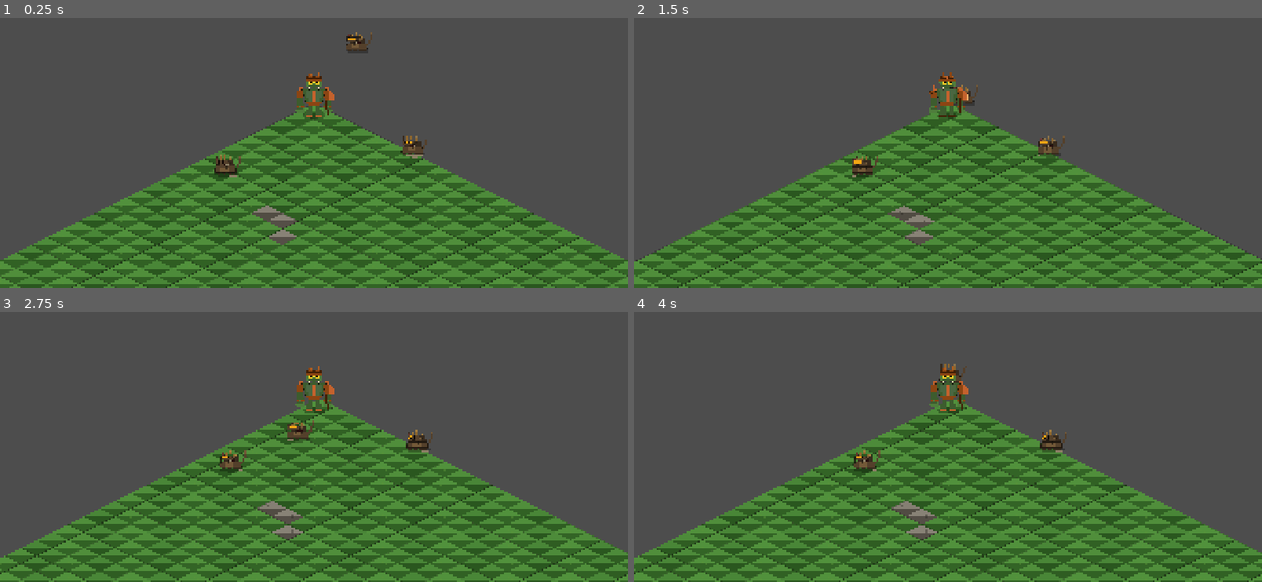
Above: before the commit, frames 1-4 (two rows, left to right).
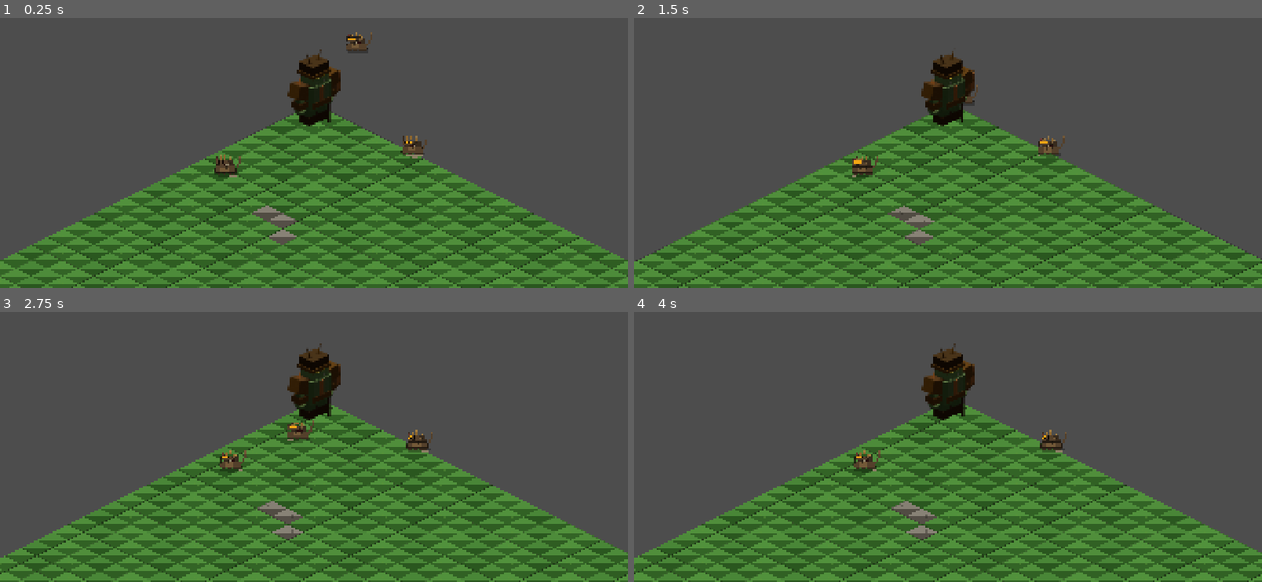
Above: after the commit, the same moments.

Repository: jonvmnielsen/the-waking-world
Game: Godot game, scene res://scenes/world/maps/ashfield.tscn
The game is run twice, just before and just after one commit, with the same random seed, the same clock (stepped at 60 frames per second) and the same inputs.
Inputs (mouse positions are in pixels of both pictures, inside the frame that each line leads up to):
- Up to frame 1 (0.25 s): no input
- Up to frame 2 (1.5 s): move the mouse to (1086, 93) at 0.52 s; click (1086, 93) at 0.67 s; move the mouse to (822, 128) at 1.27 s; click (822, 128) at 1.42 s
- Up to frame 3 (2.75 s): move the mouse to (376, 328) at 2.02 s; click (376, 328) at 2.17 s
- Up to frame 4 (4 s): move the mouse to (916, 476) at 2.77 s; click (916, 476) at 2.92 s; move the mouse to (1136, 457) at 3.52 s; click (1136, 457) at 3.67 s

The runs differ from the first frame. In frame 1, 1.5% of the frame differs, in the area x 45-55%, y 11-41%; in frame 2, 1.5%; in frame 3, 1.5%; in frame 4, 1.5%.

Commit message:
feat: Blender pipeline + Orc Warrior sprite sheet
Blender 3D pipeline (tools/):
- orc_warrior_pipeline.py — bygger karikeret orc i Blender bpy:
  krop, rustning, epauletter, hjelm med horn, øksevåben
  EEVEE renderer, isometrisk ortho-kamera (30° elev, 225° azim)
- build_spritesheet.py — PIL assembler til master sprite sheet
- run_pipeline.py — finder Blender automatisk, orkestrerer pipeline

Renderede assets (assets/sprites/):
- 46 PNG frames: idle (4), walk S/SW/W/NW (32), attack (6)
- orc_warrior_spritesheet.png — komplet master sheet 1024×960

Godot integration:
- hero_sprite_controller.gd — AnimatedSprite2D med dynamisk
  SpriteFrames-loader; fallback til procedural grafik hvis sprites mangler
- orc_warrior.tscn opdateret til AnimatedSprite2D

Co-Authored-By: Claude Sonnet 4.6 <noreply@anthropic.com>

Diff:
--- a/scenes/heroes/orc_warrior.tscn
+++ b/scenes/heroes/orc_warrior.tscn
@@ -1,7 +1,7 @@
 [gd_scene load_steps=4 format=3]
 
 [ext_resource type="Script" path="res://scripts/core/hero_controller.gd" id="1_hero"]
-[ext_resource type="Script" path="res://scripts/utils/orc_visuelt.gd" id="2_visuelt"]
+[ext_resource type="Script" path="res://scripts/core/hero_sprite_controller.gd" id="2_sprite"]
 [ext_resource type="PackedScene" path="res://scenes/ui/hp_bar.tscn" id="3_hpbar"]
 
 [sub_resource type="CapsuleShape2D" id="1_capsule"]
@@ -13,8 +13,9 @@
 collision_layer = 1
 collision_mask = 2
 
-[node name="Visuelt" type="Node2D" parent="."]
-script = ExtResource("2_visuelt")
+[node name="AnimatedSprite2D" type="AnimatedSprite2D" parent="."]
+script = ExtResource("2_sprite")
+position = Vector2(0, -48)
 
 [node name="Kollision" type="CollisionShape2D" parent="."]
 shape = SubResource("1_capsule")
@@ -26,6 +27,6 @@
 avoidance_enabled = true
 
 [node name="HPBarPosition" type="Node2D" parent="."]
-position = Vector2(0, -96)
+position = Vector2(0, -100)
 
 [node name="HPBar" parent="HPBarPosition" instance=ExtResource("3_hpbar")]
--- /dev/null
+++ b/scripts/core/hero_sprite_controller.gd
@@ -0,0 +1,126 @@
+# Styrer hero AnimatedSprite2D — vælger korrekt animation og retning
+# Fallback til procedural grafik (orc_visuelt.gd) hvis sprites ikke eksisterer
+extends AnimatedSprite2D
+
+# Sprite sheet sti (genereret af Blender pipeline)
+const SPRITE_PATH = "res://assets/sprites/orc_warrior_spritesheet.png"
+
+# Frame dimensioner
+const FRAME_W  = 128
+const FRAME_H  = 160
+const H_FRAMES = 8    # frames per række
+const V_FRAMES = 6    # antal rækker (idle, walk_s/sw/w/nw, attack)
+
+# Animationsnavne og deres række-index i sprite sheet
+const ANIM_RAEKKER = {
+	"idle":    0,
+	"walk_s":  1,
+	"walk_sw": 2,
+	"walk_w":  3,
+	"walk_nw": 4,
+	"attack":  5,
+}
+
+var _sprites_klar: bool = false
+var _nuvaerende_anim: String = "idle"
+
+func _ready() -> void:
+	_forsøg_indlaes_sprites()
+
+## Forsøg at indlæse Blender-genereret sprite sheet
+func _forsøg_indlaes_sprites() -> void:
+	if not ResourceLoader.exists(SPRITE_PATH):
+		# Sprites ikke klar — tilsæt procedural fallback
+		_aktiver_procedural_fallback()
+		return
+
+	var tekstur = load(SPRITE_PATH) as Texture2D
+	if not tekstur:
+		_aktiver_procedural_fallback()
+		return
+
+	# Byg SpriteFrames dynamisk
+	var frames = SpriteFrames.new()
+	_tilfoej_animation(frames, tekstur, "idle",    4, 0, 8.0)
+	_tilfoej_animation(frames, tekstur, "walk_s",  8, 1, 12.0)
+	_tilfoej_animation(frames, tekstur, "walk_sw", 8, 2, 12.0)
+	_tilfoej_animation(frames, tekstur, "walk_w",  8, 3, 12.0)
+	_tilfoej_animation(frames, tekstur, "walk_nw", 8, 4, 12.0)
+	_tilfoej_animation(frames, tekstur, "attack",  6, 5, 14.0)
+	sprite_frames = frames
+	_sprites_klar = true
+	spil("idle")
+	print("[HeroSprite] Blender sprites indlæst.")
+
+## Tilføj én animation fra sprite sheet
+func _tilfoej_animation(sf: SpriteFrames, tex: Texture2D,
+		navn: String, antal: int, raekke: int, fps: float) -> void:
+	sf.add_animation(navn)
+	sf.set_animation_speed(navn, fps)
+	sf.set_animation_loop(navn, true)
+	for i in range(antal):
+		var atlas = AtlasTexture.new()
+		atlas.atlas  = tex
+		atlas.region = Rect2(i * FRAME_W, raekke * FRAME_H, FRAME_W, FRAME_H)
+		sf.add_frame(navn, atlas)
+
+## Aktiver procedural grafik som fallback
+func _aktiver_procedural_fallback() -> void:
+	# Tilføj orc_visuelt.gd som sibling hvis det ikke allerede eksisterer
+	var parent = get_parent()
+	if parent.has_node("Visuelt"):
+		return
+	var visuelt_script = load("res://scripts/utils/orc_visuelt.gd")
+	if not visuelt_script:
+		return
+	var visuelt = Node2D.new()
+	visuelt.set_script(visuelt_script)
+	visuelt.name = "Visuelt"
+	parent.add_child(visuelt)
+	# Skjul AnimatedSprite2D (ingen sprite frames)
+	visible = false
+	print("[HeroSprite] Procedural fallback aktiveret (Blender sprites mangler).")
+
+## Opdater animation baseret på hero-tilstand
+func opdater_animation(bevaeges: bool, angriber: bool, retning: Vector2) -> void:
+	if not _sprites_klar:
+		return
+
+	var ny_anim: String
+	if angriber:
+		ny_anim = "attack"
+	elif bevaeges and retning.length() > 0.1:
+		ny_anim = _retning_til_anim(retning)
+	else:
+		ny_anim = "idle"
+
+	if ny_anim != _nuvaerende_anim:
+		_nuvaerende_anim = ny_anim
+		spil(ny_anim)
+
+## Konverter bevægelsesretning til animations-navn
+func _retning_til_anim(dir: Vector2) -> String:
+	# Isometrisk: beregn vinkel og map til S/SW/W/NW
+	var vinkel = rad_to_deg(dir.angle())
+	# Normalisér til 0-360
+	if vinkel < 0:
+		vinkel += 360.0
+	# Spejl vest-animationer for øst-retning (flip sprite i stedet)
+	if vinkel > 90 and vinkel <= 180:
+		flip_h = true
+		vinkel = 180 - vinkel
+	elif vinkel > 180 and vinkel <= 270:
+		flip_h = true
+		vinkel = vinkel - 180
+	else:
+		flip_h = false
+
+	if   vinkel < 22.5:  return "walk_s"
+	elif vinkel < 67.5:  return "walk_sw"
+	elif vinkel < 112.5: return "walk_w"
+	else:                return "walk_nw"
+
+## Wrapper for play()
+func spil(anim: String) -> void:
+	if sprite_frames and sprite_frames.has_animation(anim):
+		play(anim)
Binary file added: assets/sprites/orc_warrior/attack_00.png
Binary file added: assets/sprites/orc_warrior/attack_01.png
Binary file added: assets/sprites/orc_warrior/attack_02.png
Binary file added: assets/sprites/orc_warrior/attack_03.png
Binary file added: assets/sprites/orc_warrior/attack_04.png
Binary file added: assets/sprites/orc_warrior/attack_05.png
Binary file added: assets/sprites/orc_warrior/attack_strip.png
Binary file added: assets/sprites/orc_warrior/idle_00.png
Binary file added: assets/sprites/orc_warrior/idle_01.png
Binary file added: assets/sprites/orc_warrior/idle_02.png
Binary file added: assets/sprites/orc_warrior/idle_03.png
Binary file added: assets/sprites/orc_warrior/idle_strip.png
(and 40 more such lines)
